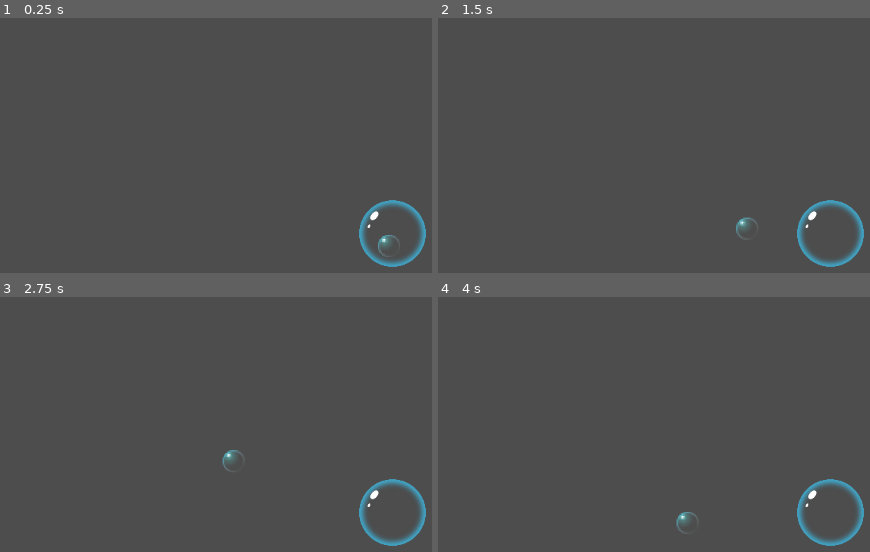
Above: before the commit, frames 1-4 (two rows, left to right).
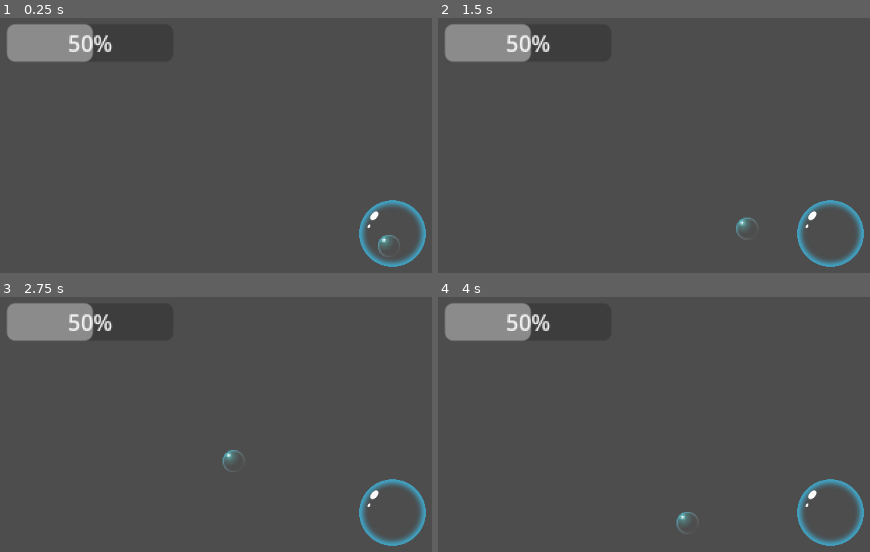
Above: after the commit, the same moments.

Repository: Zodayan/BubbleSurvivor
Game: Godot game, scene res://scenes/game.tscn
Two runs of this game, one before a commit and one after it. Both use one fixed random seed, a clock stepped at 60 frames per second and the inputs below.
Inputs:
- Up to frame 1 (0.25 s): no input
- Up to frame 2 (1.5 s): tap Enter at 0.5 s; hold Right (right) 0.53-1.28 s; tap Space at 1.25 s; hold Down (down) from 1.28 s (still down)
- Up to frame 3 (2.75 s): release Down (down) at 2.03 s; hold Right (right) from 2.03 s (still down)
- Up to frame 4 (4 s): release Right (right) at 2.78 s; hold Up (up) 2.78-3.53 s; hold Q (left) from 3.53 s (still down)

The runs differ from the first frame. In frame 1, 3.1% of the frame differs, in the area x 1-26%, y 2-18%; in frame 2, 3.1%; in frame 3, 3.1%; in frame 4, 3.1%.

Commit message:
hpbar de merde

Diff:
--- a/bubblesurvior/scenes/bubblePlayer.tscn
+++ b/bubblesurvior/scenes/bubblePlayer.tscn
@@ -1,7 +1,8 @@
-[gd_scene load_steps=4 format=3 uid="uid://dv51kh4el31"]
+[gd_scene load_steps=5 format=3 uid="uid://dv51kh4el31"]
 
 [ext_resource type="Script" path="res://scripts/player/bubble_player.gd" id="1_afnlq"]
 [ext_resource type="Texture2D" uid="uid://crpx2cfq45itc" path="res://assets/sprite/Coloured/512x512/bubble_7.png" id="2_4dqas"]
+[ext_resource type="Script" path="res://scripts/player/player_uix.gd" id="3_ouqjc"]
 
 [sub_resource type="CircleShape2D" id="CircleShape2D_k0so4"]
 radius = 26.0192
@@ -23,3 +24,19 @@
 process_callback = 0
 wait_time = 10.0
 one_shot = true
+
+[node name="Control" type="Control" parent="."]
+layout_mode = 3
+anchors_preset = 0
+offset_left = -288.0
+offset_top = -161.0
+offset_right = 289.0
+offset_bottom = 162.0
+script = ExtResource("3_ouqjc")
+
+[node name="hpBar" type="ProgressBar" parent="Control"]
+layout_mode = 0
+offset_left = 10.0
+offset_top = 10.0
+offset_right = 130.0
+offset_bottom = 25.0
--- a/bubblesurvior/scripts/Manager/CustomSceneTree.gd
+++ b/bubblesurvior/scripts/Manager/CustomSceneTree.gd
@@ -35,6 +35,7 @@
 	_levelManager.addScene("res://scenes/bubblePlayer.tscn")
 	_levelManager.addScene("res://scenes/michel.tscn")
 
+
 	print("Initialized:")
 	print("  Starting time: %s" % str(time_elapsed))
 
--- a/bubblesurvior/scripts/player/bubble_player.gd
+++ b/bubblesurvior/scripts/player/bubble_player.gd
@@ -56,6 +56,10 @@
 	if CustomSceneTree.getInstance()._playerManager.hp >= CustomSceneTree.getInstance()._playerManager.maxHp :
 		death()
 
+func refreshHpBar():
+	%hpBar.value = CustomSceneTree.getInstance()._playerManager.hp
+
+
 func scaleBubble():
 
 	self.scale *= (CustomSceneTree.getInstance()._playerManager.hp/100)
--- /dev/null
+++ b/bubblesurvior/scripts/player/player_uix.gd
@@ -0,0 +1,4 @@
+extends Control
+
+func _ready() :
+	$hpBar.value = CustomSceneTree.getInstance()._playerManager.hp
